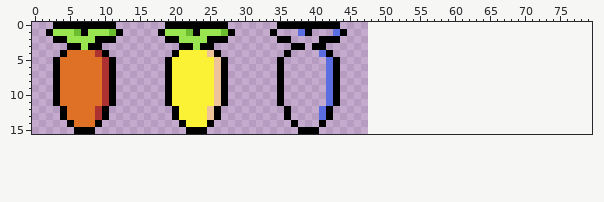
A pixel-art file gets an edit: src/entity/carrot/carrot.aseprite. Above, as it was before the edit.
48x16 pixels, 1 frame. The old version is drawn lined up with the new one, on the new canvas.
After the commit:
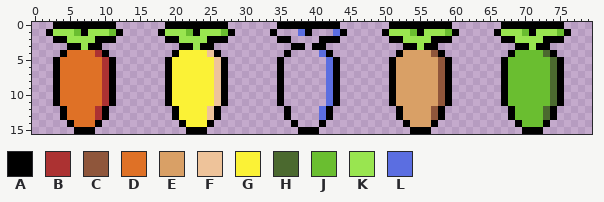
Palette (. is transparent): A #000000  B #ac3232  C #8f563b  D #df7126  E #d9a066  F #eec39a  G #fbf236  H #4b692f  J #6abe30  K #99e550  L #5b6ee1
Edits made:
canvas 48x16 -> 80x16
@@ x 48..78 @@
- 0 ...............................
- 1 ...............................
- 2 ...............................
- 3 ...............................
- 4 ...............................
- 5 ...............................
- 6 ...............................
- 7 ...............................
- 8 ...............................
- 9 ...............................
-10 ...............................
-11 ...............................
-12 ...............................
-13 ...............................
-14 ...............................
-15 ...............................
+ 0 ...AAAAAAAAA.......AAAAAAAAA...
+ 1 ..AKKKJAKKKJA.....AKKKJAKKKJA..
+ 2 ...AAKKKKAAA.......AAKKKKAAA...
+ 3 .....AAKAA...........AAKAA.....
+ 4 ....AEEEECA.........AJJJJHA....
+ 5 ...AEEEEEECA.......AJJJJJJHA...
+ 6 ...AEEEEEECA.......AJJJJJJHA...
+ 7 ...AEEEEEECA.......AJJJJJJHA...
+ 8 ...AEEEEEECA.......AJJJJJJHA...
+ 9 ...AEEEEEECA.......AJJJJJJHA...
+10 ...AEEEEEECA.......AJJJJJJHA...
+11 ...AEEEEEECA.......AJJJJJJHA...
+12 ....AEEEECA.........AJJJJHA....
+13 ....AEEEECA.........AJJJJHA....
+14 .....AEEEA...........AJJJA.....
+15 ......AAA.............AAA......
Changed places in both pictures, as pixel boxes (x1, y1, x2, y2):
added: (382, 22, 459, 134)
added: (494, 22, 571, 134)
